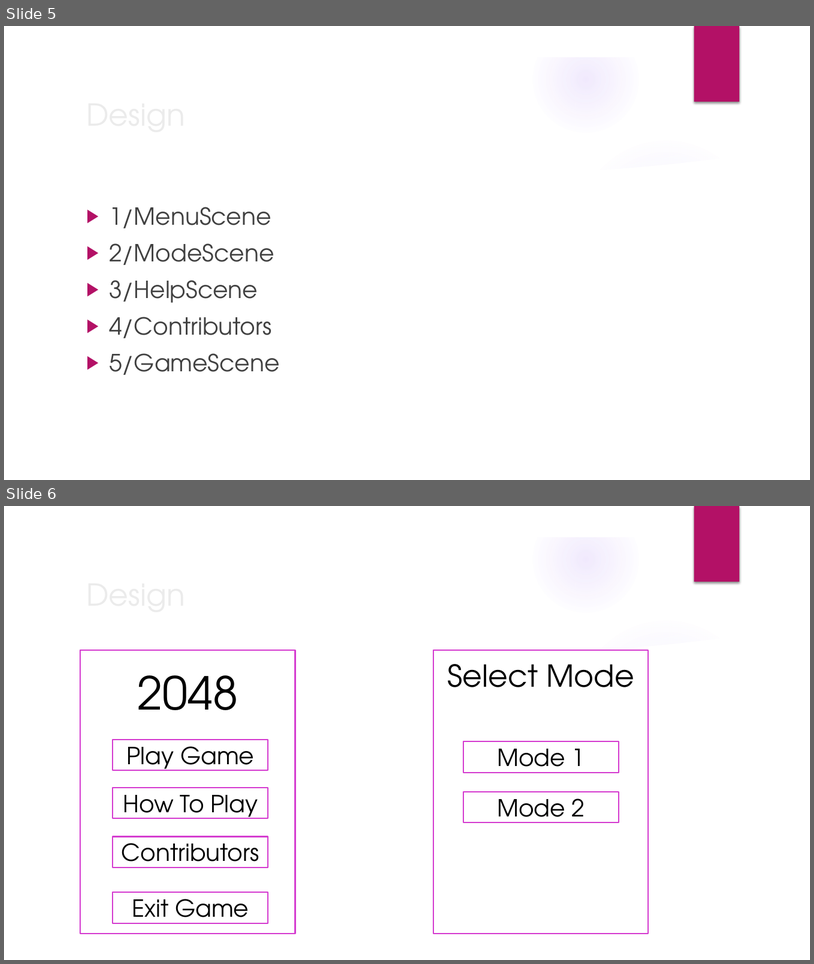
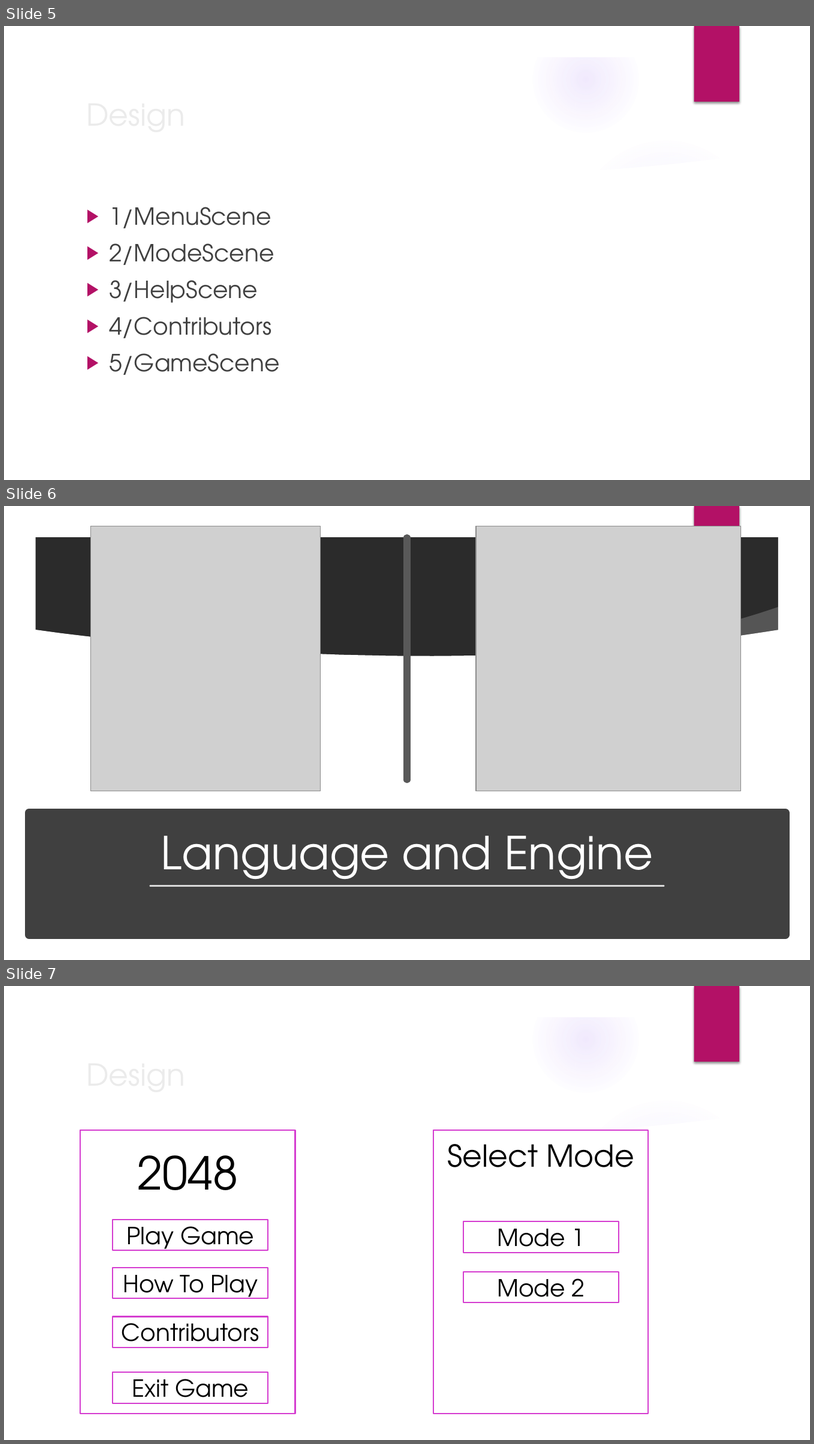
Before and after one commit to mailonggit/project-game-2048, a slide deck: GROUP PROJECT.pptx. Shown one above the other, each under a label of ours: slides 5 and 6 before the commit, slides 5, 6 and 7 after it. The pictures are 814x964 and 814x1444 pixels, drawn with LibreOffice and Linux fonts; fonts in the diff are those of the drawing; grey boxes stand for pictures; background and template pictures are left out; a plain dark background stands for a picture behind light text. Boxes give left, top, right and bottom in pixels: in the first picture for what was removed or moved away, otherwise in the second. Text is boxed around its words. In the diff, an @@ line names an element or a change of style, - is before the commit and + after.

Commit message:
Update powerpoint(2)

```diff
--- a/GROUP PROJECT.pptx
+++ b/GROUP PROJECT.pptx
@@ slide 6 added at bbox=[4, 506, 810, 960], background picture (left out); not listed: 9 template elements that a slide beside it also shows @@
@@ picture added at bbox=[91, 526, 320, 791] @@
@@ line added from (408, 537) to (408, 780), #595959 8 pt @@
@@ picture added at bbox=[476, 526, 741, 791] @@
@@ rectangle added at bbox=[29, 813, 786, 935], fill #404040, outline #404040 10 pt @@
@@ title added at bbox=[161, 835, 653, 886], 54 pt, text #FFFFFF @@
+Language and Engine
@@ line added from (150, 886) to (665, 886), #D9D9D9 1.75 pt @@
@@ what was slide 6 is now slide 7 @@
```
